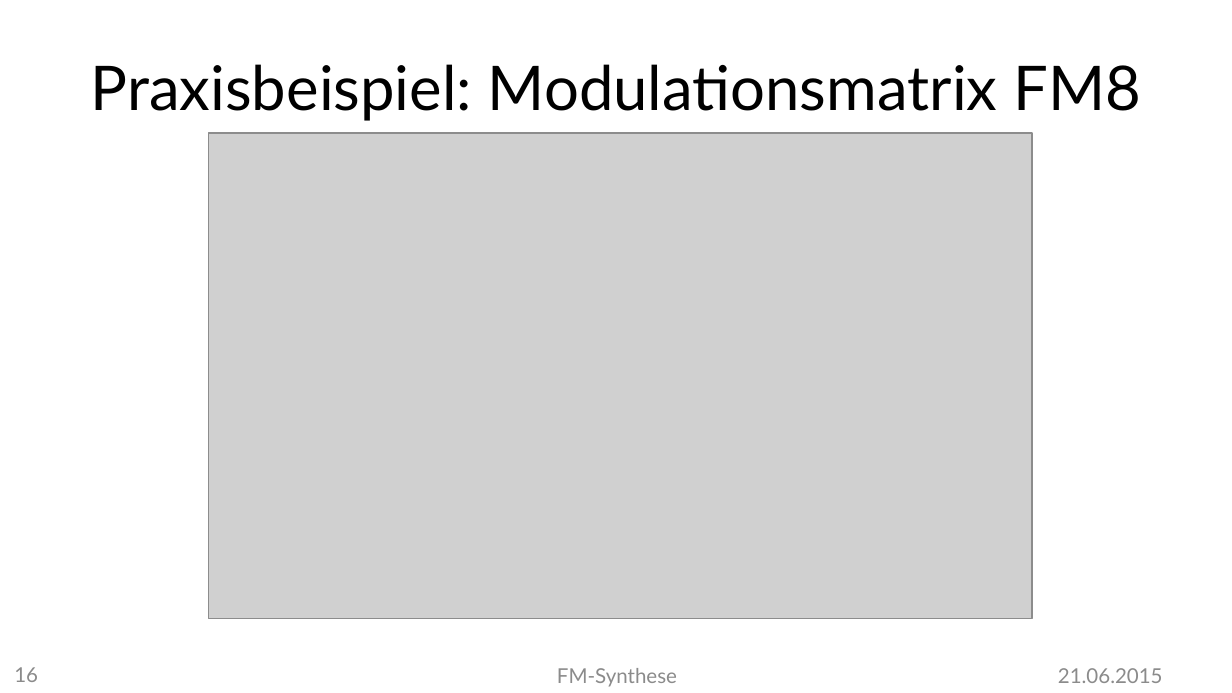
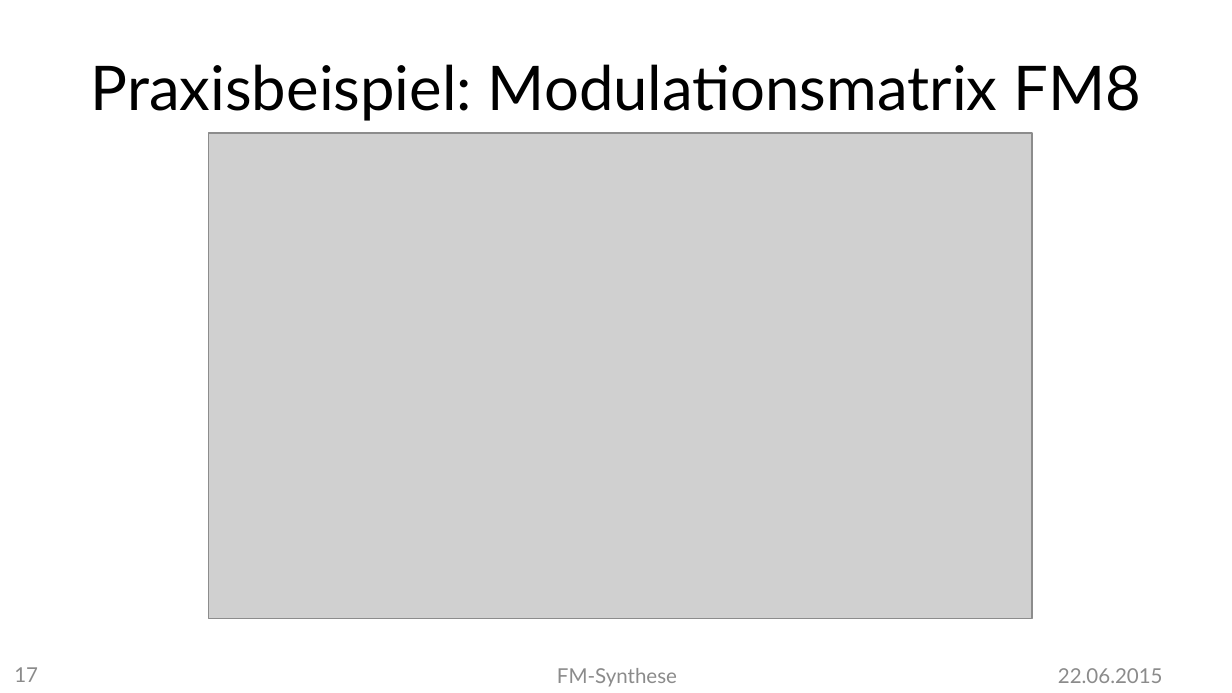
Before and after one commit to MBulli/VSeminar, a slide deck: slide 17 of Praesentation/FMSynthese-Matze.pptx (slide 16 before the commit). Drawn at 1232x693 pixels with LibreOffice and Linux fonts; fonts in the diff are those of the drawing; grey boxes stand for pictures; background and template pictures are left out. Boxes give left, top, right and bottom in pixels: in the first picture for what was removed or moved away, otherwise in the second. Text is boxed around its words. In the diff, an @@ line names an element or a change of style, - is before the commit and + after.

```diff
--- a/Praesentation/FMSynthese-Matze.pptx
+++ b/Praesentation/FMSynthese-Matze.pptx
@@ page number at [14, 667, 38, 682]: text changed @@
-16
+17
@@ text at [1058, 668, 1163, 683]: text changed @@
-21.06.2015
+22.06.2015
```
Also in this commit, not shown: 18 other slides changed, 1 slide added.
